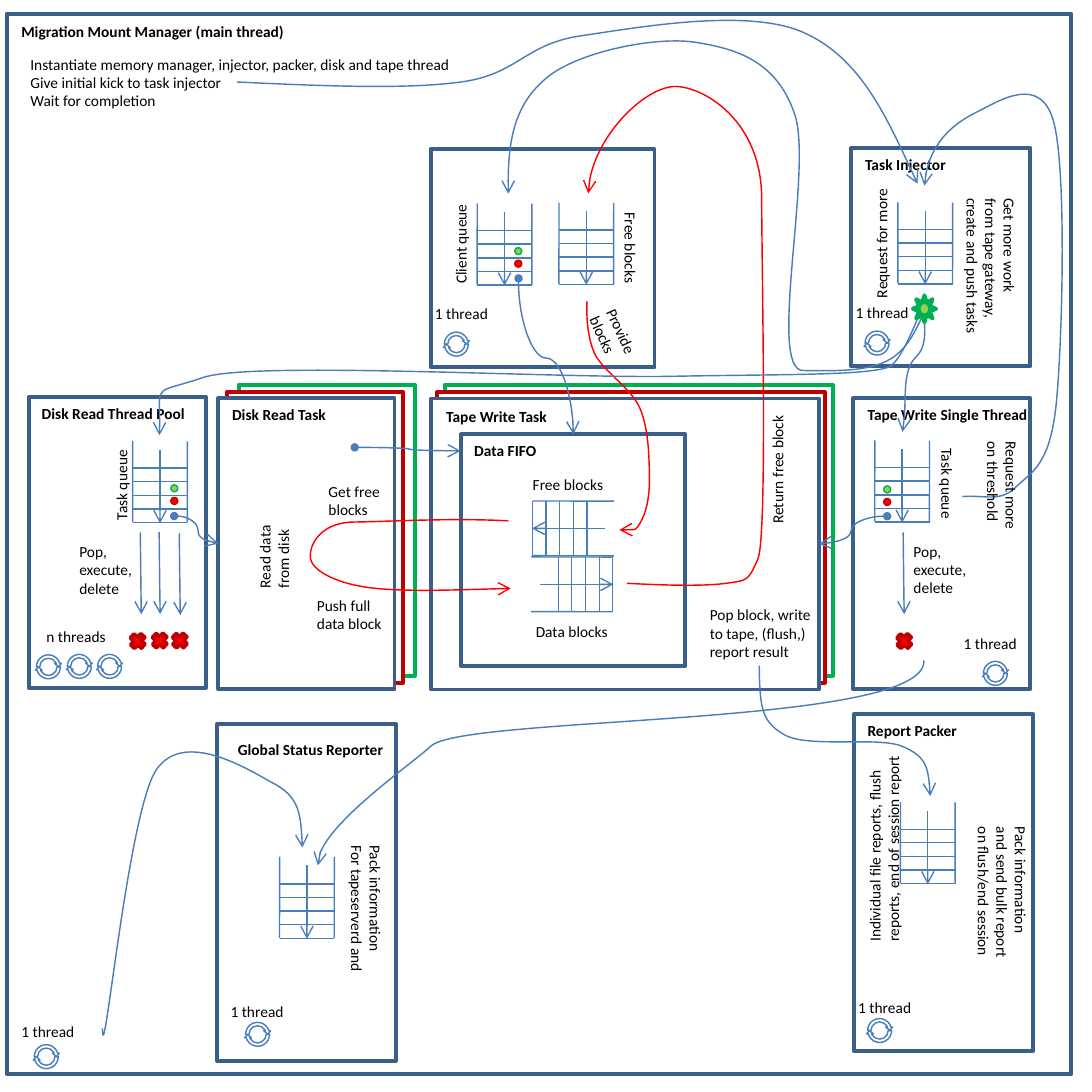
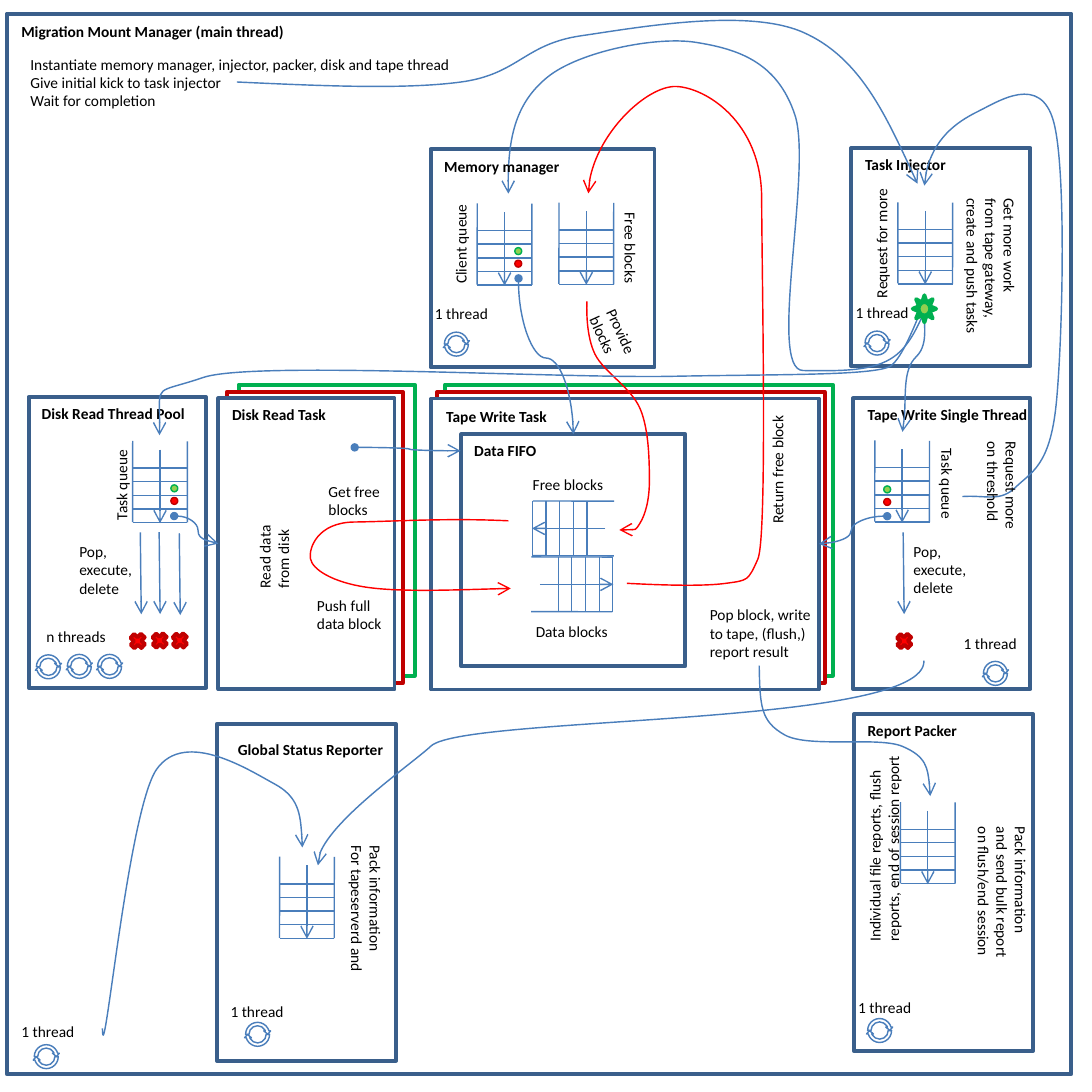
Before and after one commit to cern-cta/CTA, a slide deck: slide 1 of castor/tape/tapeserver/documentation/images/MigrationMountMM.pptx. Drawn at 1092x1092 pixels with LibreOffice and Linux fonts; fonts in the diff are those of the drawing. Boxes give left, top, right and bottom in pixels: in the first picture for what was removed or moved away, otherwise in the second. Text is boxed around its words. In the diff, an @@ line names an element or a change of style, - is before the commit and + after.

Commit message:
Minor fixes in threading diagrams (missing Memory manager name)

```diff
--- a/castor/tape/tapeserver/documentation/images/MigrationMountMM.pptx
+++ b/castor/tape/tapeserver/documentation/images/MigrationMountMM.pptx
@@ text added at bbox=[444, 158, 560, 176], 8 pt, text #000000, bold @@
+Memory manager
```
Also in this commit, not shown: 4 other files.
